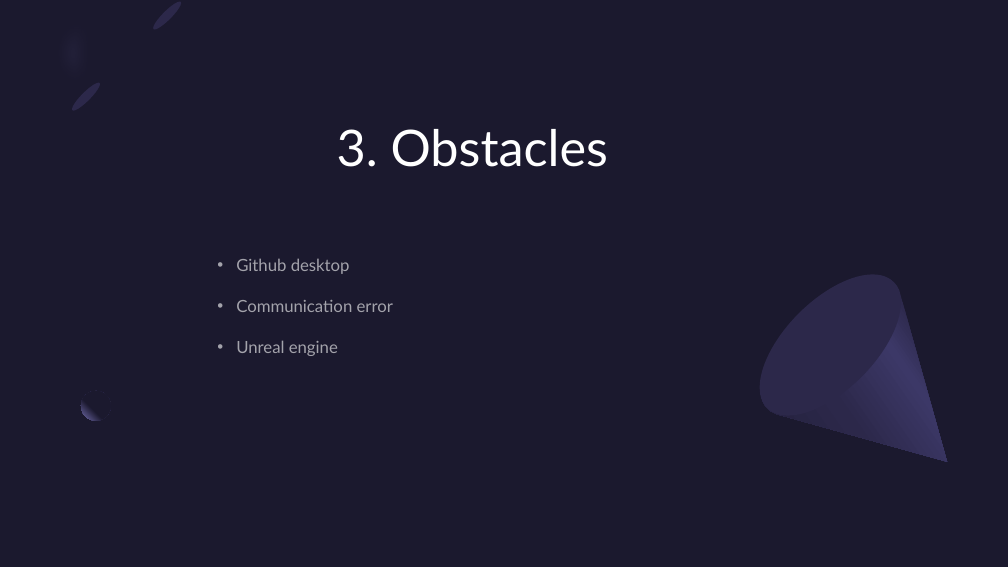
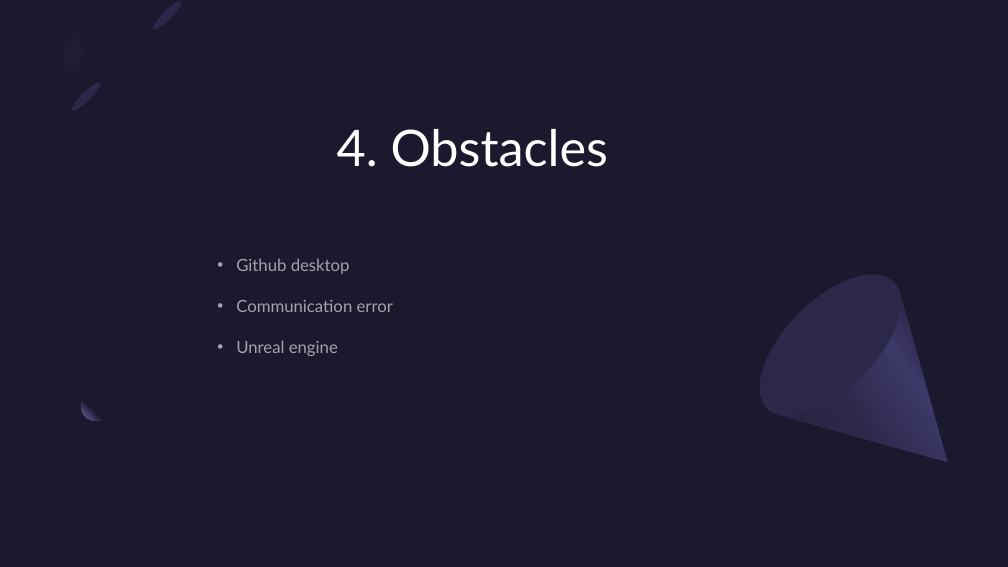
Before and after one commit to TygoB-B5/GTRacing_Pro, a slide deck: slide 6 of Presentatie GTRacingPro.pptx (slide 5 before the commit). Drawn at 1008x567 pixels with LibreOffice and Linux fonts; fonts in the diff are those of the drawing. Boxes give left, top, right and bottom in pixels: in the first picture for what was removed or moved away, otherwise in the second. Text is boxed around its words. In the diff, an @@ line names an element or a change of style, - is before the commit and + after.

```diff
--- a/Presentatie GTRacingPro.pptx
+++ b/Presentatie GTRacingPro.pptx
@@ title at [337,129,608,167]: text changed @@
-3. Obstacles
+4. Obstacles
```
Also in this commit, not shown: 3 other slides changed, 1 slide removed, 1 other file.
